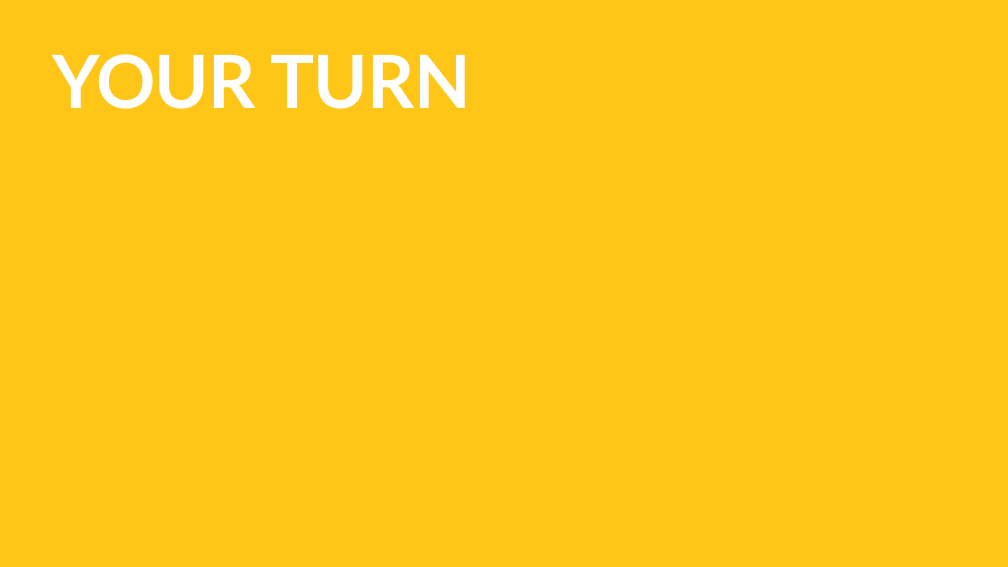
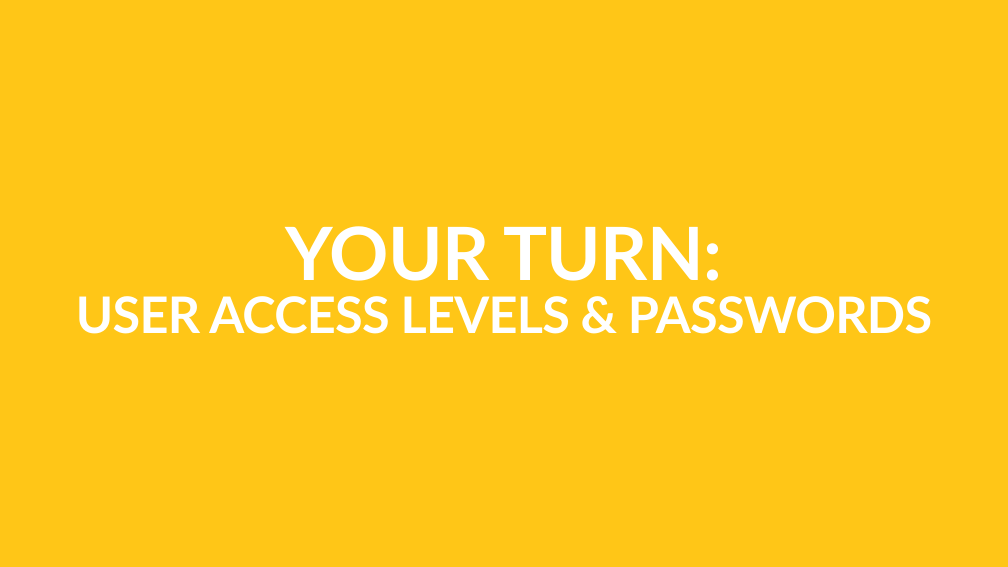
Before and after one commit to TommyWoodley/teaching, a slide deck: slide 5 of Y10/L2/L2.pptx. Drawn at 1008x567 pixels with LibreOffice and Linux fonts; fonts in the diff are those of the drawing. Boxes give left, top, right and bottom in pixels: in the first picture for what was removed or moved away, otherwise in the second. Text is boxed around its words. In the diff, an @@ line names an element or a change of style, - is before the commit and + after.

```diff
--- a/Y10/L2/L2.pptx
+++ b/Y10/L2/L2.pptx
@@ title "YOUR TURN: USER ACCESS LEVELS ..." at box(76, 226, 932, 334): vertical alignment top to middle @@
@@ title at box(76, 226, 932, 334): text changed; size 140 to 96 pt @@
-YOUR TURN
+YOUR TURN:
+USER ACCESS LEVELS & PASSWORDS
```
Also in this commit, not shown: 1 slide added, 2 slides removed, 1 other file.
